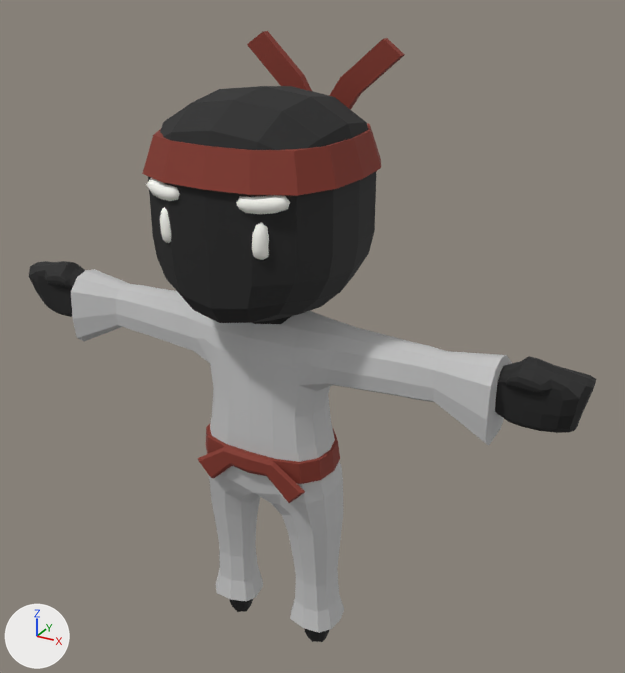
Renders of the glTF model public/assets/worldstream/rigged/q-samurai.glb from each side of a commit.
Rendered twice from a 50 mm camera at (1.189, -1.903, 2.029) aimed at (0.082, 0.108, 1.024). The axes (+X, +Y, +Z) are drawn at lower left. The lights are the same throughout. The picture after the commit comes second. Where no turn or scale is listed for an object, it has been applied to the vertices. Vertices at exactly the same position are counted once.

The first picture shows 'Body'.
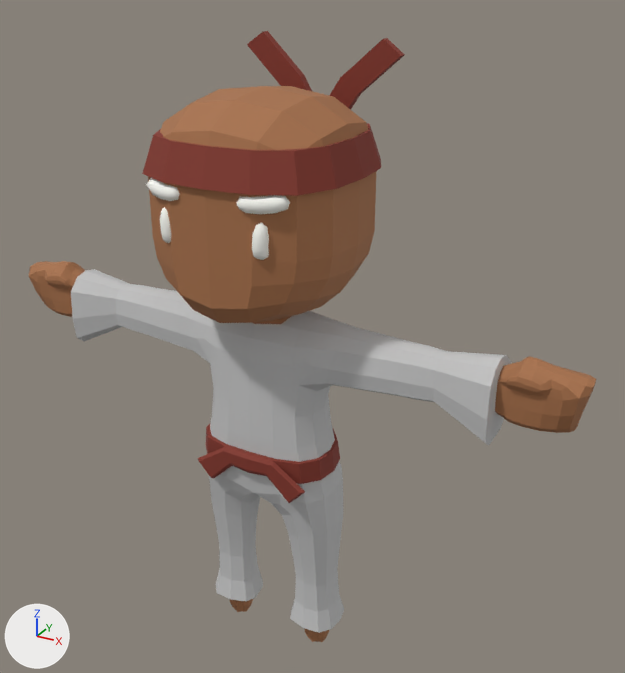
Changed parts and their boxes (x1, y1, x2, y2) in the pictures (625 x 673 px):
part 1 of me_cube_004, recoloured
    both: (29, 86, 596, 642)

What the commit changed:
me_cube_004 has 1286 vertices, 2540 faces and spans x -0.89..0.89, y -0.28..0.3, z -0.01..1.83.
me_cube_004 is used by ob_body; location (0.002, 0.003, 0.011).
me_cube_004 part 1: 968 faces centred in x -0.89..0.89, y -0.27..0.27, z -0.01..1.7 are repainted in the vertex colours; the middle colour goes from black #1f1f1f to brown #a8714a.
